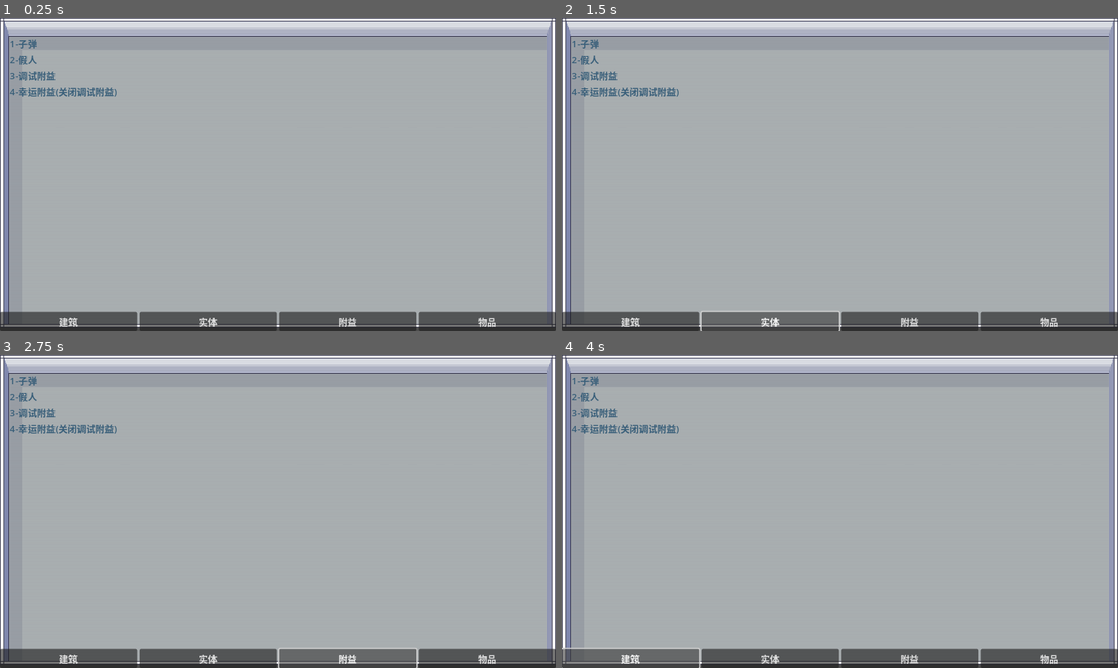
Above: before the commit, frames 1-4 (two rows, left to right).
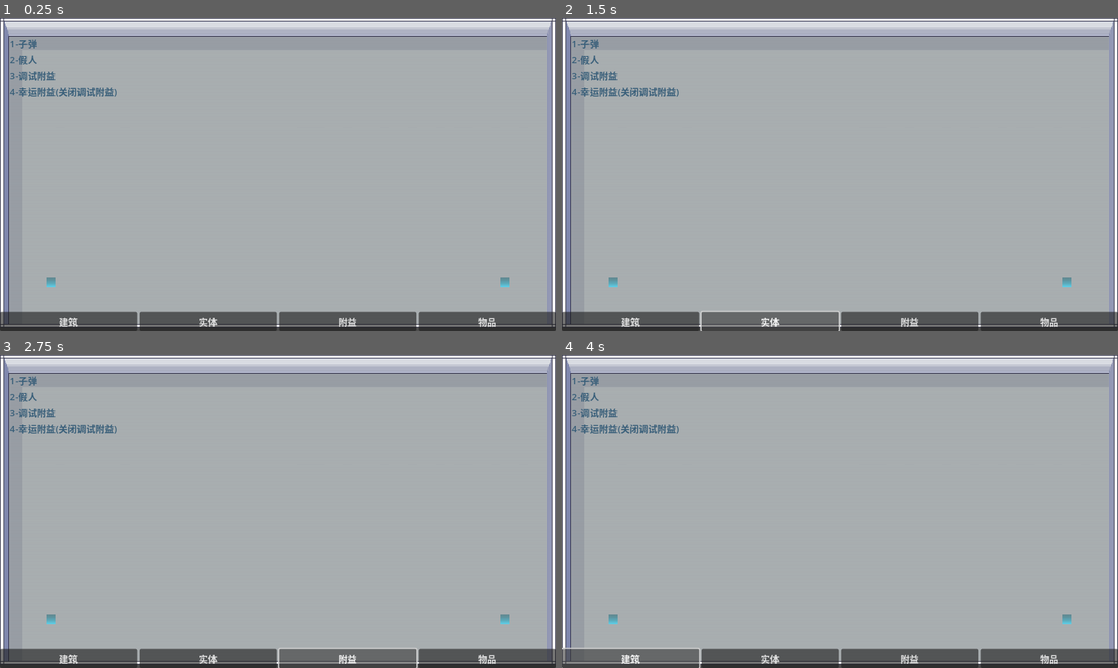
Above: after the commit, the same moments.

Repository: NFSW0/godot-space-trap
Game: Godot game, scene res://_other/laboratory_space/laboratory_space.tscn
Two runs of this game, one before a commit and one after it. Both use one fixed random seed, a clock stepped at 60 frames per second and the inputs below. The project has no main scene, so this scene is started directly.
Inputs:
- Up to frame 1 (0.25 s): no input
- Up to frame 2 (1.5 s): click "建筑" at 0.5 s; click "实体" at 1.25 s
- Up to frame 3 (2.75 s): click "附益" at 2 s
- Up to frame 4 (4 s): click "物品" at 2.75 s; click "建筑" at 3.5 s

The runs differ from the first frame. In frame 1, 0.1% of the frame differs, in the area x 8-92%, y 82-86%; in frame 2, 0.1%; in frame 3, 0.1%; in frame 4, 0.1%.

Commit message:
传送门开端和地图绘制素材收集

Diff:
--- a/SpaceTrap/_other/laboratory_space/laboratory_space.tscn
+++ b/SpaceTrap/_other/laboratory_space/laboratory_space.tscn
@@ -68,4 +68,8 @@
 tile_map_data = PackedByteArray("AAA7ACEAAQAVAAUAAAAAAAAAAQASAAAAAAAAAAEAAQASAAEAAAAAAAIAAQASAAIAAAAAAAMAAQASAAIAAAAAAA …(32560 unchanged characters)…
 tile_set = ExtResource("2_jwvl0")
 
+[node name="TileMapLayer2" type="TileMapLayer" parent="Node2D"]
+tile_map_data = PackedByteArray("AAAFABwAAgAAAAAAAQA2ABwAAgAAAAAAAQA=")
+tile_set = ExtResource("2_jwvl0")
+
 [node name="CanvasModulate" type="CanvasModulate" parent="Node2D"]
--- a/SpaceTrap/project.godot
+++ b/SpaceTrap/project.godot
@@ -55,6 +55,7 @@
 [layer_names]
 
 2d_physics/layer_1="Wall"
+2d_physics/layer_2="Portable"
 
 [physics]
 
--- /dev/null
+++ b/SpaceTrap/world/portal/portal.gd
@@ -0,0 +1,14 @@
+extends Node2D
+
+
+@export var targe_portal:Node
+
+
+func _on_area_2d_body_entered(body: Node2D) -> void:
+	# 传递body、self、target_portal给处理器
+	pass # Replace with function body.
+
+
+func _on_area_2d_area_entered(area: Area2D) -> void:
+	# 传递area、self、target_portal给处理器
+	pass # Replace with function body.
--- /dev/null
+++ b/SpaceTrap/world/portal/portal.tscn
@@ -0,0 +1,23 @@
+[gd_scene load_steps=4 format=3 uid="uid://1igqyd3r3k4w"]
+
+[ext_resource type="Texture2D" uid="uid://cm3gtbbm656tk" path="res://world/portal/portal.png" id="1_50hev"]
+[ext_resource type="Script" path="res://world/portal/portal.gd" id="1_guj62"]
+
+[sub_resource type="RectangleShape2D" id="RectangleShape2D_xpixj"]
+size = Vector2(16, 16)
+
+[node name="Portal" type="Node2D"]
+script = ExtResource("1_guj62")
+
+[node name="Portal" type="Sprite2D" parent="."]
+texture = ExtResource("1_50hev")
+
+[node name="Area2D" type="Area2D" parent="."]
+collision_layer = 0
+collision_mask = 2
+
+[node name="CollisionShape2D" type="CollisionShape2D" parent="Area2D"]
+shape = SubResource("RectangleShape2D_xpixj")
+
+[connection signal="area_entered" from="Area2D" to="." method="_on_area_2d_area_entered"]
+[connection signal="body_entered" from="Area2D" to="." method="_on_area_2d_body_entered"]
--- a/SpaceTrap/world/tile_set_16.tres
+++ b/SpaceTrap/world/tile_set_16.tres
@@ -1,7 +1,8 @@
-[gd_resource type="TileSet" load_steps=5 format=3 uid="uid://bfyex74frjj4i"]
+[gd_resource type="TileSet" load_steps=7 format=3 uid="uid://bfyex74frjj4i"]
 
 [ext_resource type="Texture2D" uid="uid://db12o6ubme8aw" path="res://world/floors.png" id="1_ysccb"]
 [ext_resource type="Texture2D" uid="uid://b101eo61rpasr" path="res://world/walls.png" id="2_qujlk"]
+[ext_resource type="PackedScene" uid="uid://1igqyd3r3k4w" path="res://world/portal/portal.tscn" id="3_pp0nj"]
 
 [sub_resource type="TileSetAtlasSource" id="TileSetAtlasSource_ac1lt"]
 texture = ExtResource("1_ysccb")
@@ -2485,8 +2486,12 @@
 23:58/0 = 0
 23:58/0/physics_layer_0/polygon_0/points = PackedVector2Array(-8, -8, 8, -8, 8, 8, -8, 8)
 
+[sub_resource type="TileSetScenesCollectionSource" id="TileSetScenesCollectionSource_o5guu"]
+scenes/1/scene = ExtResource("3_pp0nj")
+
 [resource]
 physics_layer_0/collision_layer = 1
 physics_layer_0/collision_mask = 0
 sources/0 = SubResource("TileSetAtlasSource_ac1lt")
 sources/1 = SubResource("TileSetAtlasSource_k3fmf")
+sources/2 = SubResource("TileSetScenesCollectionSource_o5guu")
Binary file added: SpaceTrap/world/portal/portal.png
Not shown, added: SpaceTrap/world/portal/portal.png.import
Not shown, changed: Other/开发日志.txt
